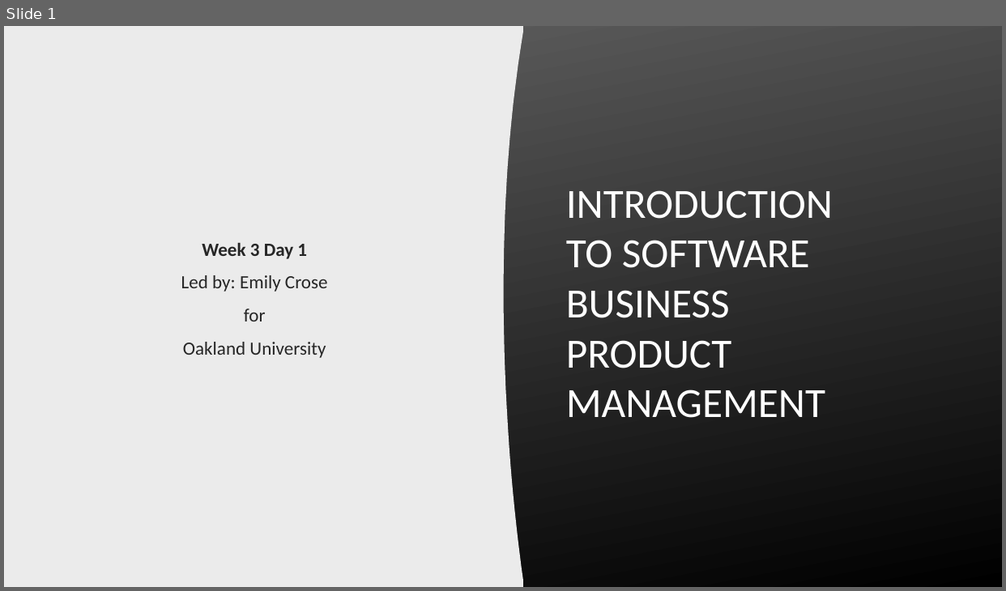
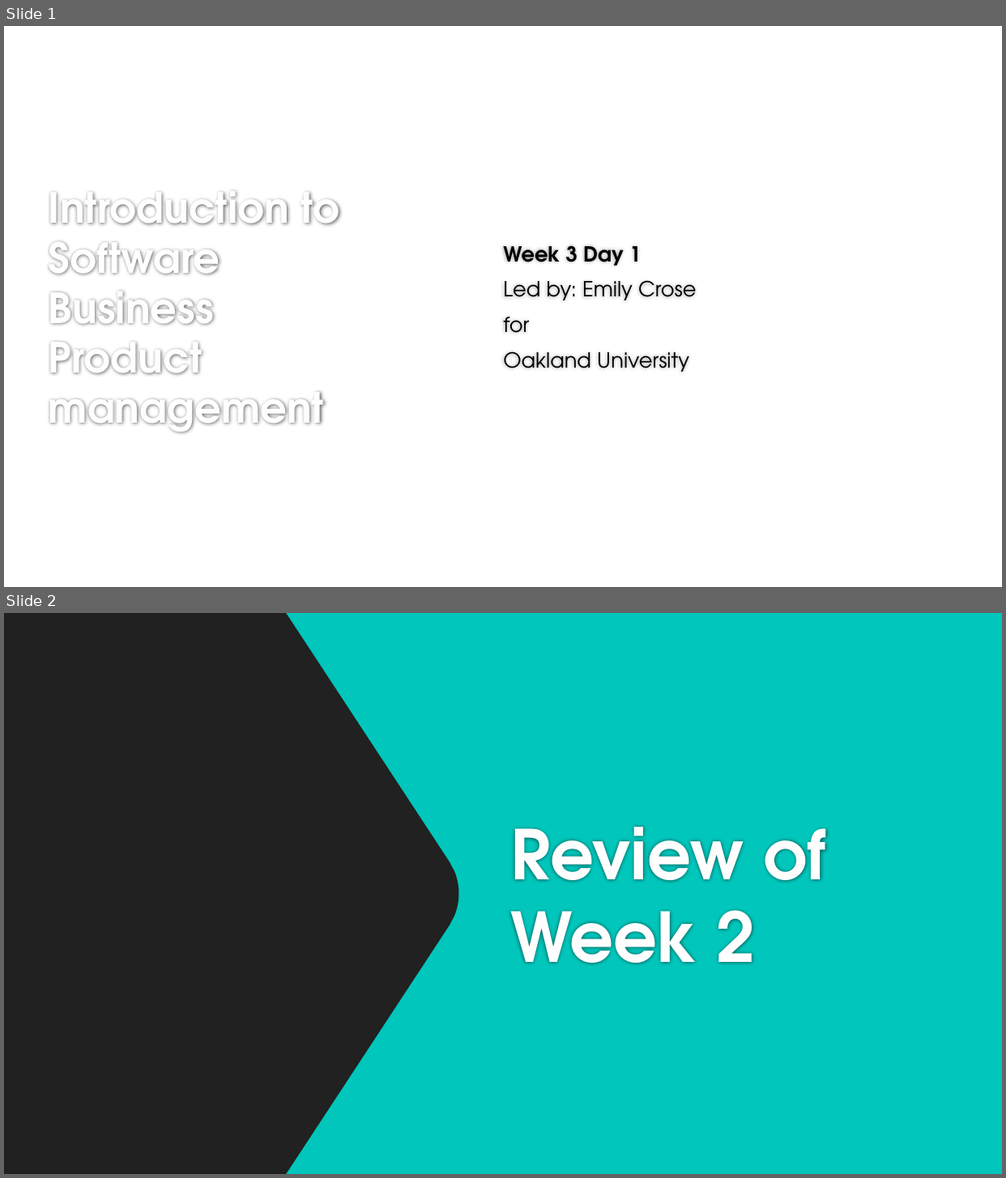
Before and after one commit to hexa-decim8/ISBPM, a slide deck: Class_Materials/Week_3/Day_1/ISBPM w3d1.pptx. Shown one above the other, each under a label of ours: slide 1 before the commit, slides 1 and 2 after it. The pictures are 1006x591 and 1006x1178 pixels, drawn with LibreOffice and Linux fonts; fonts in the diff are those of the drawing; background and template pictures are left out. Boxes give left, top, right and bottom in pixels: in the first picture for what was removed or moved away, otherwise in the second. Text is boxed around its words. In the diff, an @@ line names an element or a change of style, - is before the commit and + after.

Commit message:
Updated Week 3 day 1 content

```diff
--- a/Class_Materials/Week_3/Day_1/ISBPM w3d1.pptx
+++ b/Class_Materials/Week_3/Day_1/ISBPM w3d1.pptx
@@ slide 2 added at [4, 613, 1002, 1174], background #212121 @@
@@ rectangle added at [4, 613, 1002, 1174], fill #00C6BB @@
@@ freeform shape added at [4, 613, 459, 1174], fill #212121 @@
@@ title added at [510, 826, 827, 964], 66 pt, text #FEFEFE, bold @@
+Review of Week 2
@@ slide 1 changed as well @@
@@ background picture (left out) to #FFFFFF @@
@@ rectangle removed at [4, 26, 1002, 587] @@
@@ freeform shape removed at [4, 26, 523, 587] @@
@@ subtitle "Week 3 Day 1": place and size @@
-subtitle "Week 3 Day 1" at [181, 242, 328, 358]
+subtitle "Week 3 Day 1" at [503, 246, 696, 372]
@@ subtitle "Week 3 Day 1" at [503, 246, 696, 372]: size 18 to 20 pt, font Calibri to TeX Gyre Adventor, text colour #262626 to #000000; alignment centre to left @@
@@ title at [49, 192, 340, 433]: text changed; font Calibri to TeX Gyre Adventor; text colour #FFFFFF to #FEFEFE; bold on @@
-INTRODUCTION TO SOFTWARE BUSINESS PRODUCT MANAGEMENT
+Introduction to Software Business Product management
```
Also in this commit, not shown: 6 other slides changed, 18 other slides added, 1 slide removed, 1 other file.
